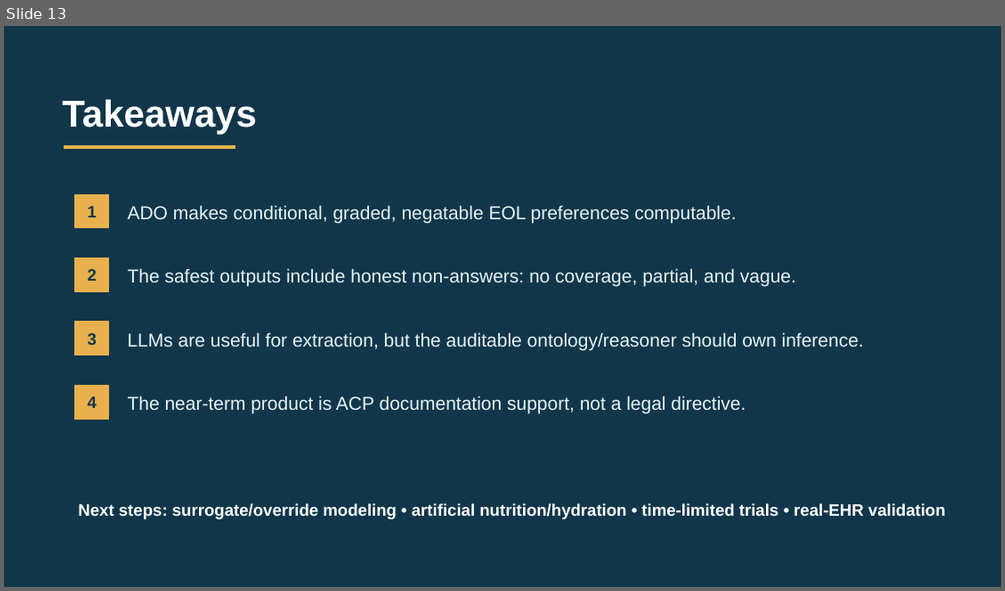
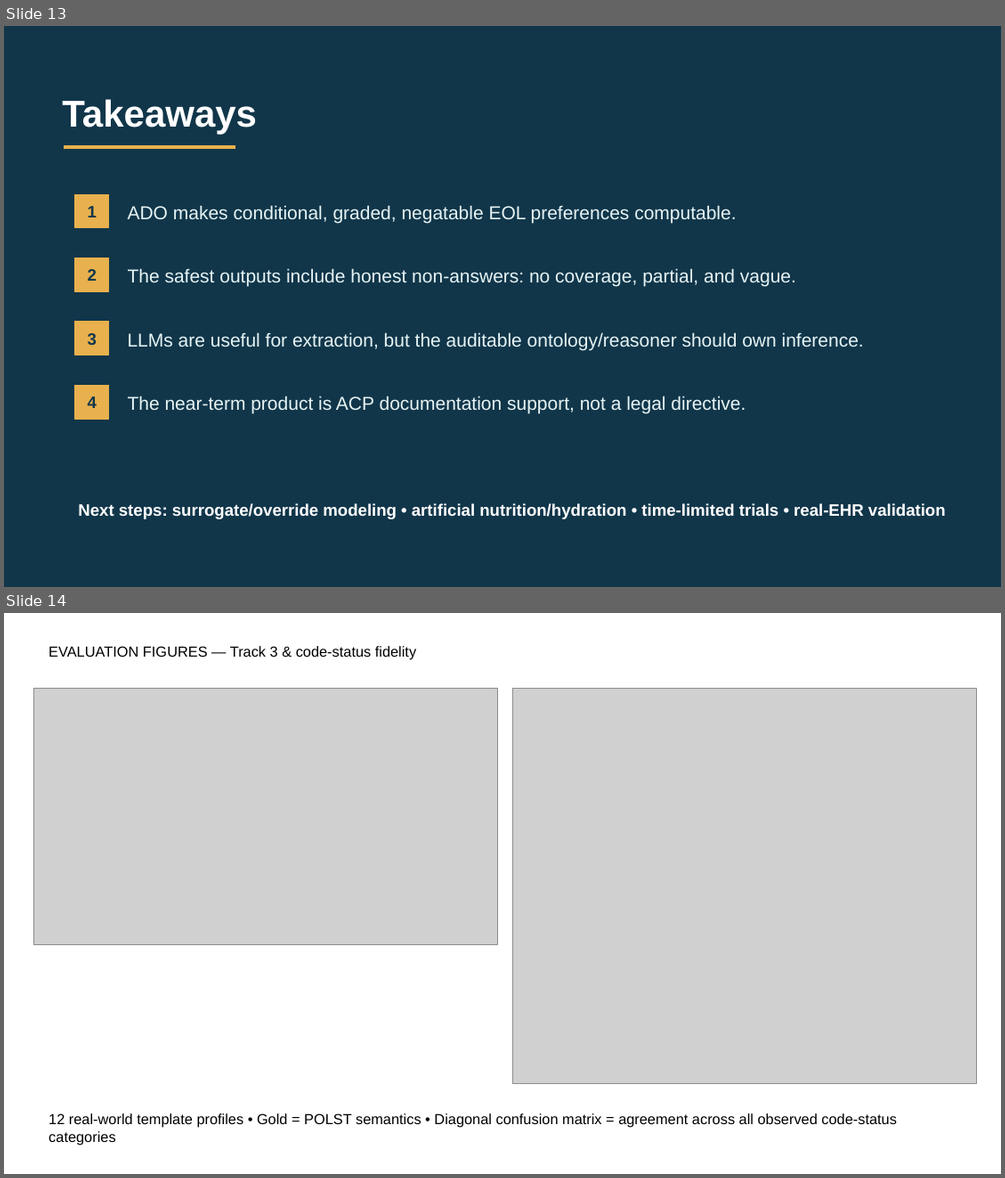
Before and after one commit to patrickwalsh26/bmds210-AD_Ontology, a slide deck: ADO_powerpoint_presentation.pptx. Shown one above the other, each under a label of ours: slide 13 before the commit, slides 13 and 14 after it. The pictures are 1005x591 and 1005x1178 pixels, drawn with LibreOffice and Linux fonts; fonts in the diff are those of the drawing; grey boxes stand for pictures. Boxes give left, top, right and bottom in pixels: in the first picture for what was removed or moved away, otherwise in the second. Text is boxed around its words. In the diff, an @@ line names an element or a change of style, - is before the commit and + after.

```diff
--- a/ADO_powerpoint_presentation.pptx
+++ b/ADO_powerpoint_presentation.pptx
@@ slide 14 added at <box>4,613,1001,1174</box>, background #FFFFFF @@
@@ text added at <box>48,646,416,660</box>, 14 pt, text #000000 @@
+EVALUATION FIGURES — Track 3 & code-status fidelity
@@ picture added at <box>34,688,498,944</box> @@
@@ picture added at <box>512,688,976,1084</box> @@
@@ text added at <box>48,1113,897,1145</box>, 14 pt, text #000000 @@
+12 real-world template profiles • Gold = POLST semantics • Diagonal confusion matrix = agreement across all observed code-status categories
```
Also in this commit, not shown: 3 slides changed, 13 other files.
